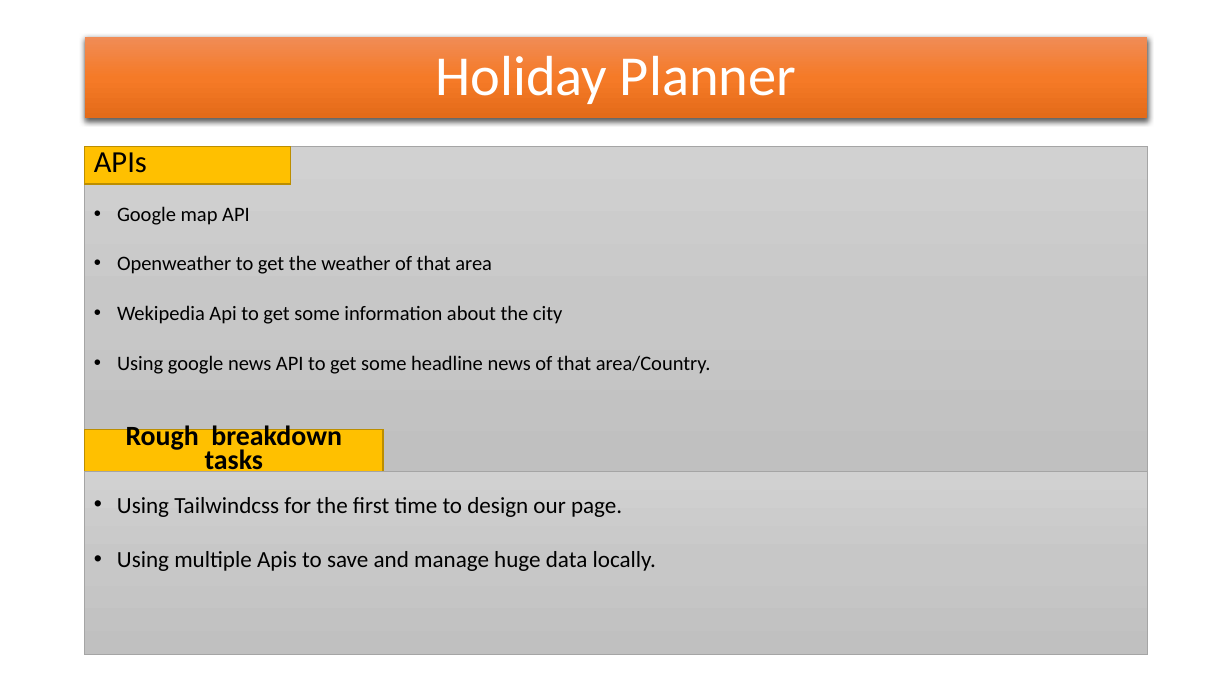
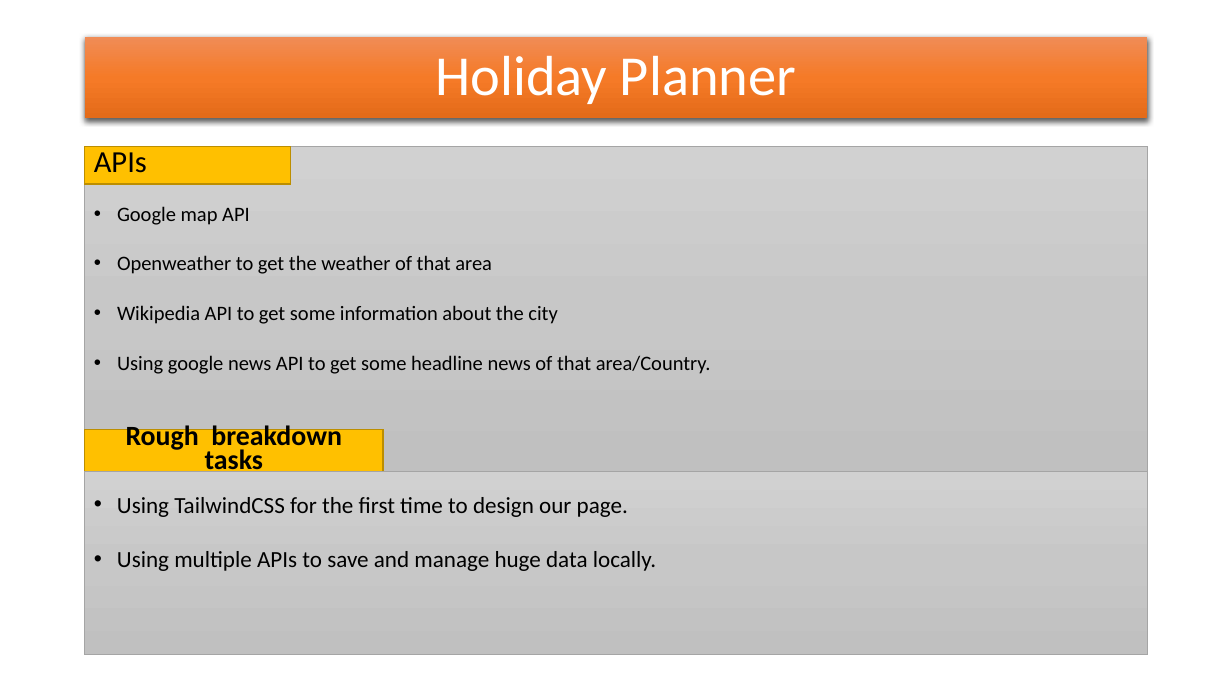
Before and after one commit to MehdiMahmud79/Holiday-Planner, a slide deck: slide 2 of Holiday Planner.pptx. Drawn at 1232x693 pixels with LibreOffice and Linux fonts; fonts in the diff are those of the drawing. Boxes give left, top, right and bottom in pixels: in the first picture for what was removed or moved away, otherwise in the second. Text is boxed around its words. In the diff, an @@ line names an element or a change of style, - is before the commit and + after.

Commit message:
Minor text edits

```diff
--- a/Holiday Planner.pptx
+++ b/Holiday Planner.pptx
@@ text at <box>117,305,557,324</box>: text changed @@
-• Wekipedia Api to get some information about the city
+• Wikipedia API to get some information about the city
@@ text in rectangle at <box>117,497,656,571</box>: text changed @@
-• Using Tailwindcss for the first time to design our page.
-• Using multiple Apis to save and manage huge data locally.
+• Using TailwindCSS for the first time to design our page.
+• Using multiple APIs to save and manage huge data locally.
```
